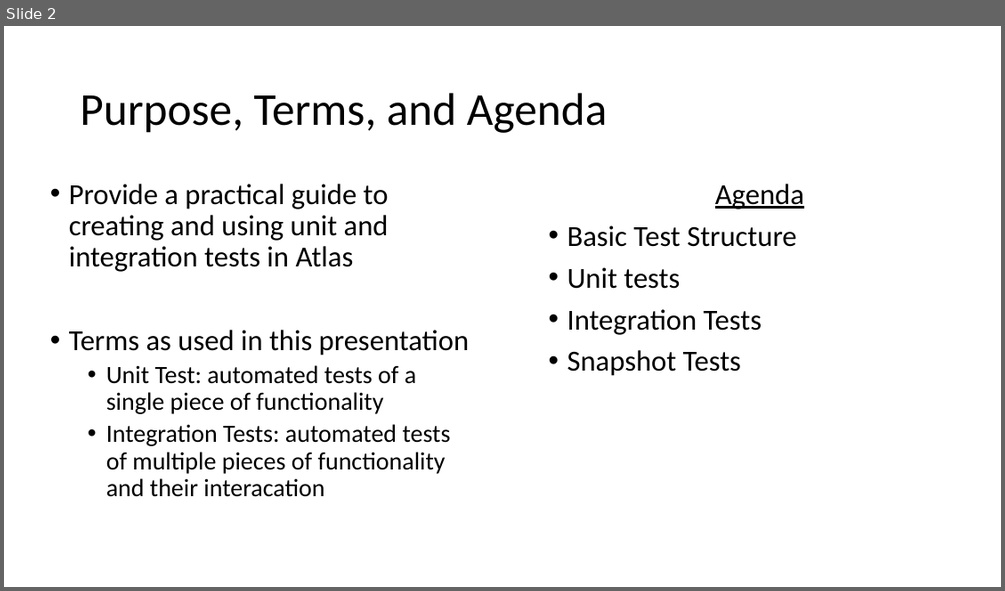
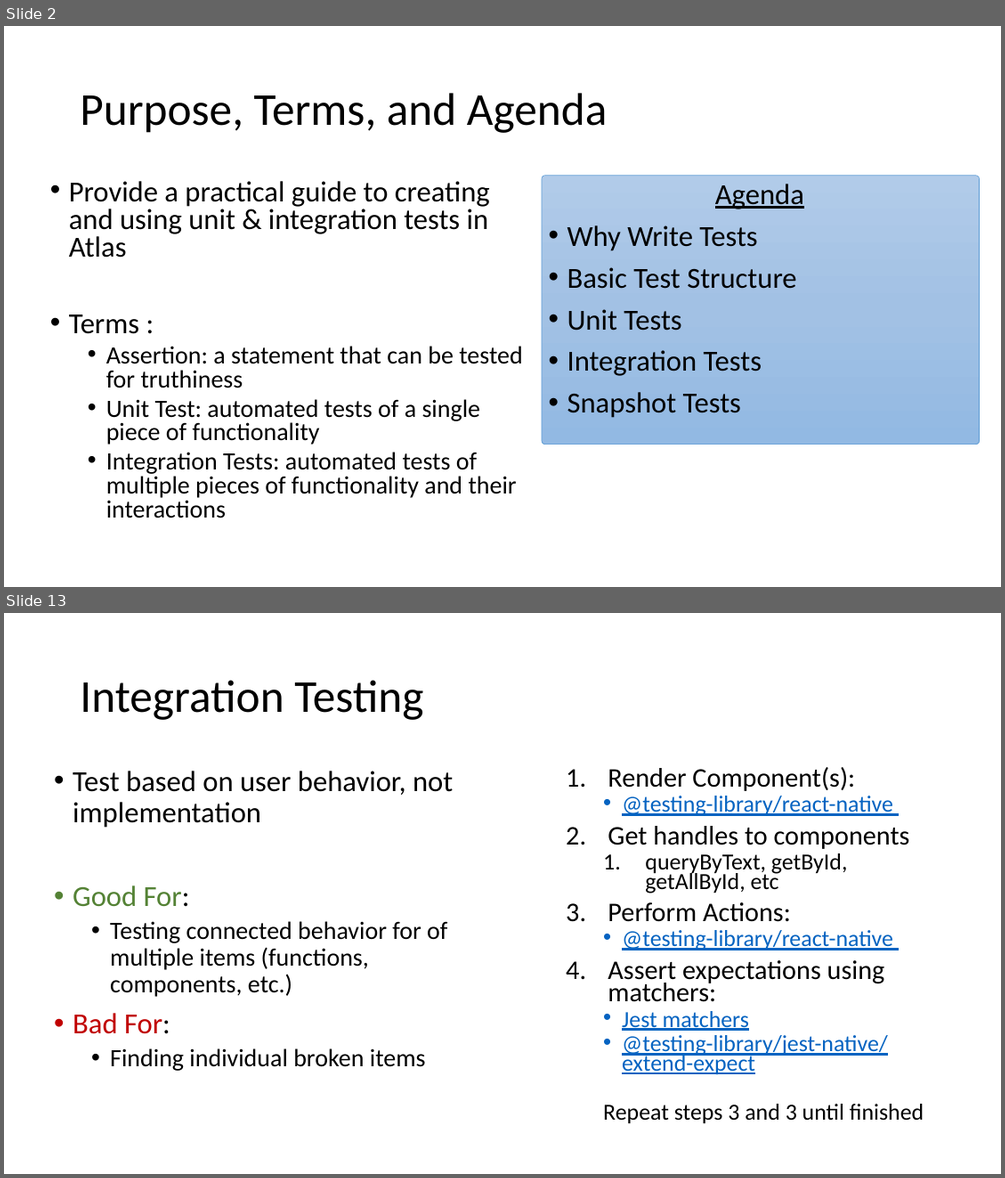
Before and after one commit to reggie3/testing-examples, a slide deck: TestingPresentation.pptx. Shown one above the other, each under a label of ours: slide 2 before the commit, slides 2 and 13 after it; the slides between them are not shown. The pictures are 1005x591 and 1005x1178 pixels, drawn with LibreOffice and Linux fonts; fonts in the diff are those of the drawing. Boxes give left, top, right and bottom in pixels: in the first picture for what was removed or moved away, otherwise in the second. Text is boxed around its words. In the diff, an @@ line names an element or a change of style, - is before the commit and + after.

```diff
--- a/TestingPresentation.pptx
+++ b/TestingPresentation.pptx
@@ slide 13 added at [4,613,1001,1174], background #FFFFFF @@
@@ title added at [80,680,423,720], 44 pt, text #000000 @@
+Integration Testing
@@ text added at [73,771,453,1070], 24 pt, text #000000 @@
+• Test based on user behavior, not implementation
+• Good For:
+  • Testing connected behavior for of multiple items (functions, components, etc.)
+• Bad For:
+  • Finding individual broken items
@@ text added at [603,767,923,1124], 22.2 pt, text #000000 @@
+1. Render Component(s):
+  • @testing-library/react-native
+2. Get handles to components
+  1. queryByText, getById, getAllById, etc
+3. Perform Actions:
+  • @testing-library/react-native
+4. Assert expectations using matchers:
+  • Jest matchers
+  • @testing-library/jest-native/extend-expect
+  Repeat steps 3 and 3 until finished
@@ slide 2 changed as well @@
@@ text at [69,181,522,388]: text changed @@
-• Provide a practical guide to creating and using unit and integration tests in Atlas
-• Terms as used in this presentation
+• Provide a practical guide to creating and using unit & integration tests in Atlas
+• Terms :
+  • Assertion: a statement that can be tested for truthiness
@@ rounded rectangle added at [542,176,979,444], fill gradient #B1CBE9 to #A3C1E5 to #93B9E4, outline #5B9BD5 0.5 pt @@
@@ text at [567,225,757,251]: paragraph added @@
+• Why Write Tests
@@ text at [567,309,681,330]: text changed @@
-• Unit tests
+• Unit Tests
@@ text at [106,399,481,444]: line spacing 0.9 to 0.8 @@
@@ text at [106,451,517,518]: text changed @@
-  • Integration Tests: automated tests of multiple pieces of functionality and their interacation
+  • Integration Tests: automated tests of multiple pieces of functionality and their interactions
```
Also in this commit, not shown: 3 other slides changed, 14 other slides added, 1 slide removed, 11 other files.
